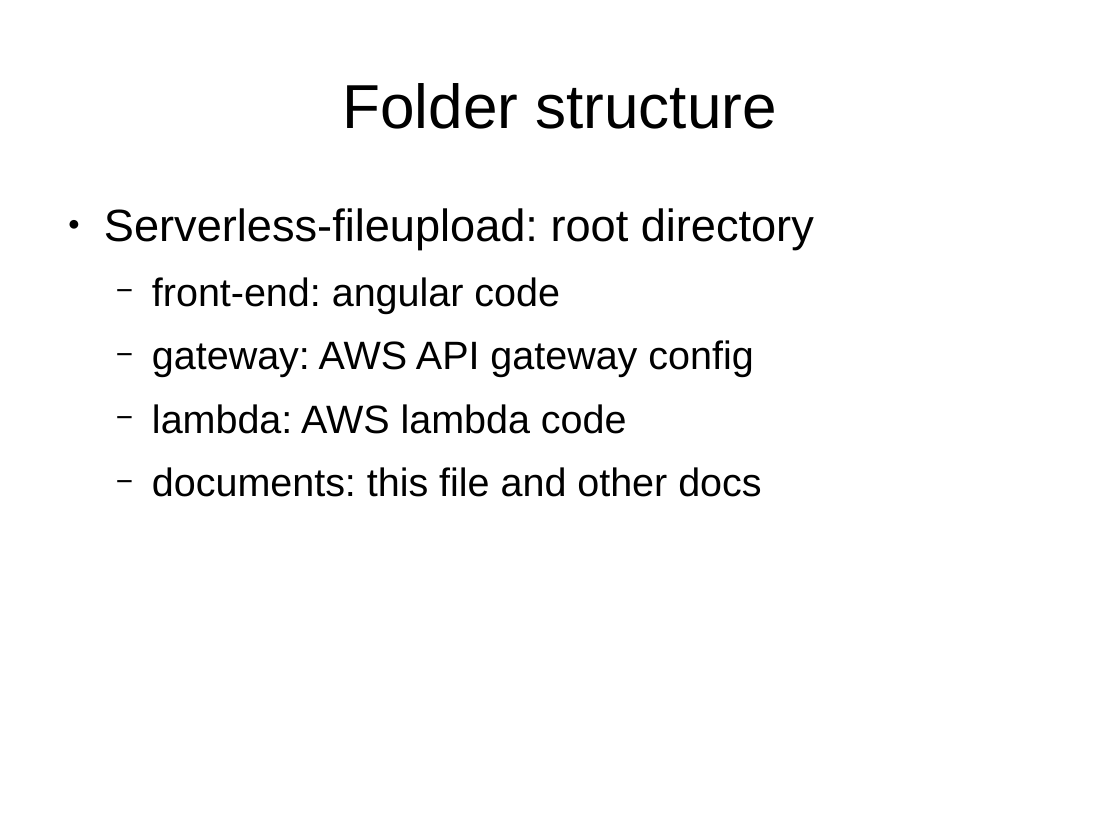
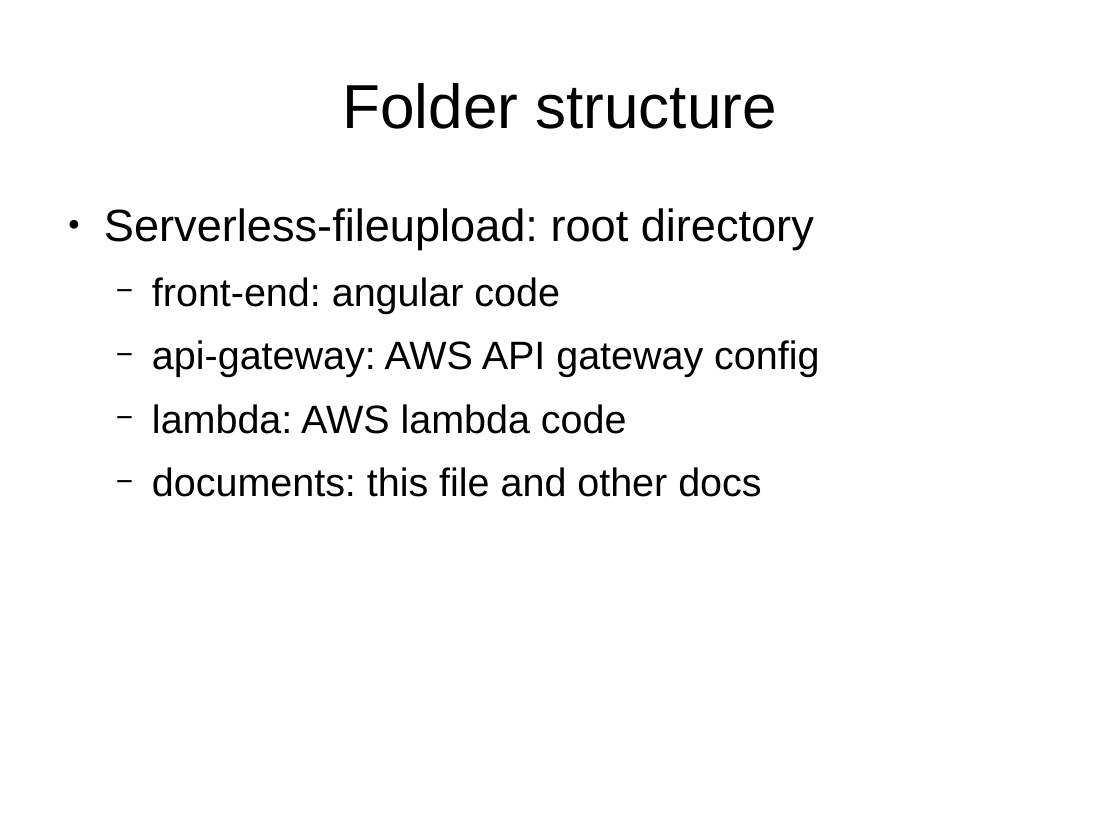
Before and after one commit to daghanacay/serverless-fileupload, a slide deck: slide 5 of documents/presentation.odp. Drawn at 1120x840 pixels with LibreOffice and Linux fonts; fonts in the diff are those of the drawing. Boxes give left, top, right and bottom in pixels: in the first picture for what was removed or moved away, otherwise in the second. Text is boxed around its words. In the diff, an @@ line names an element or a change of style, - is before the commit and + after.

```diff
--- a/documents/presentation.odp
+++ b/documents/presentation.odp
@@ text at (152,340,819,377): text changed @@
-  − gateway: AWS API gateway config
+  − api-gateway: AWS API gateway config
```
Also in this commit, not shown: 3 other slides changed, 2 slides added, 29 other files.
